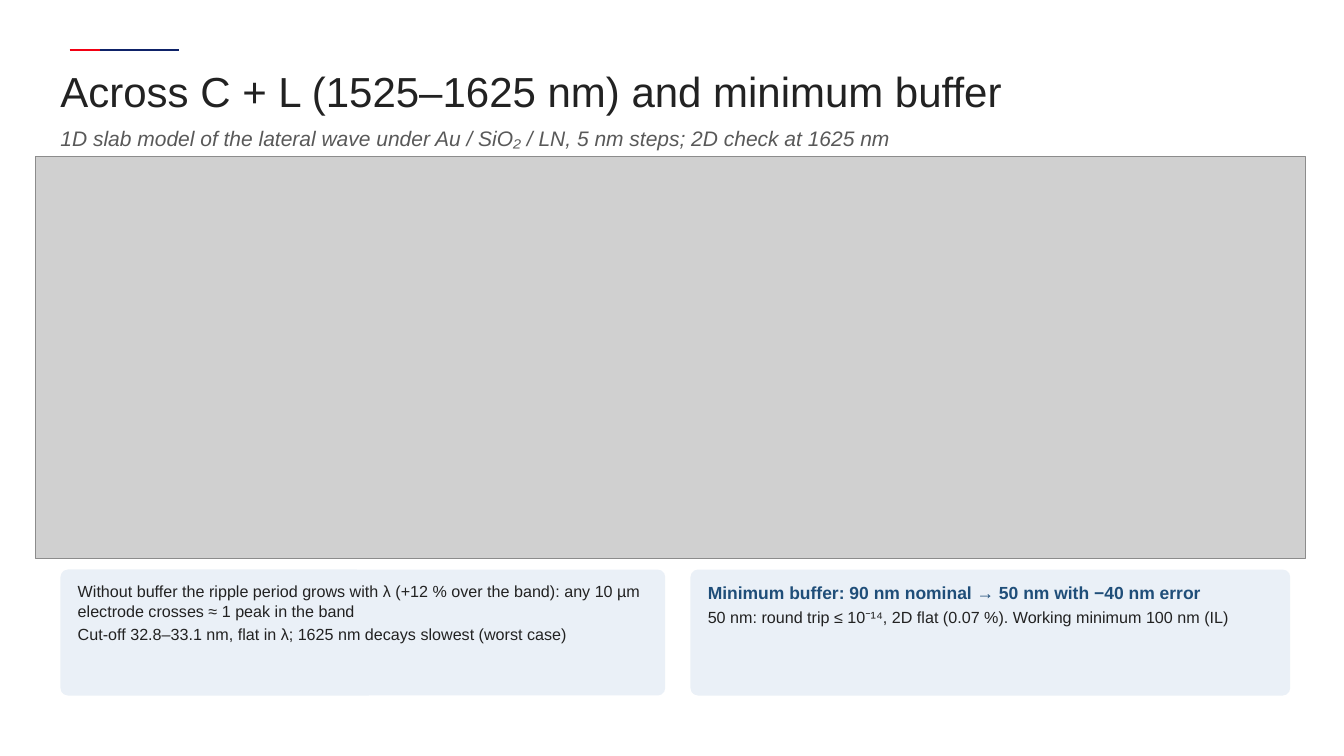
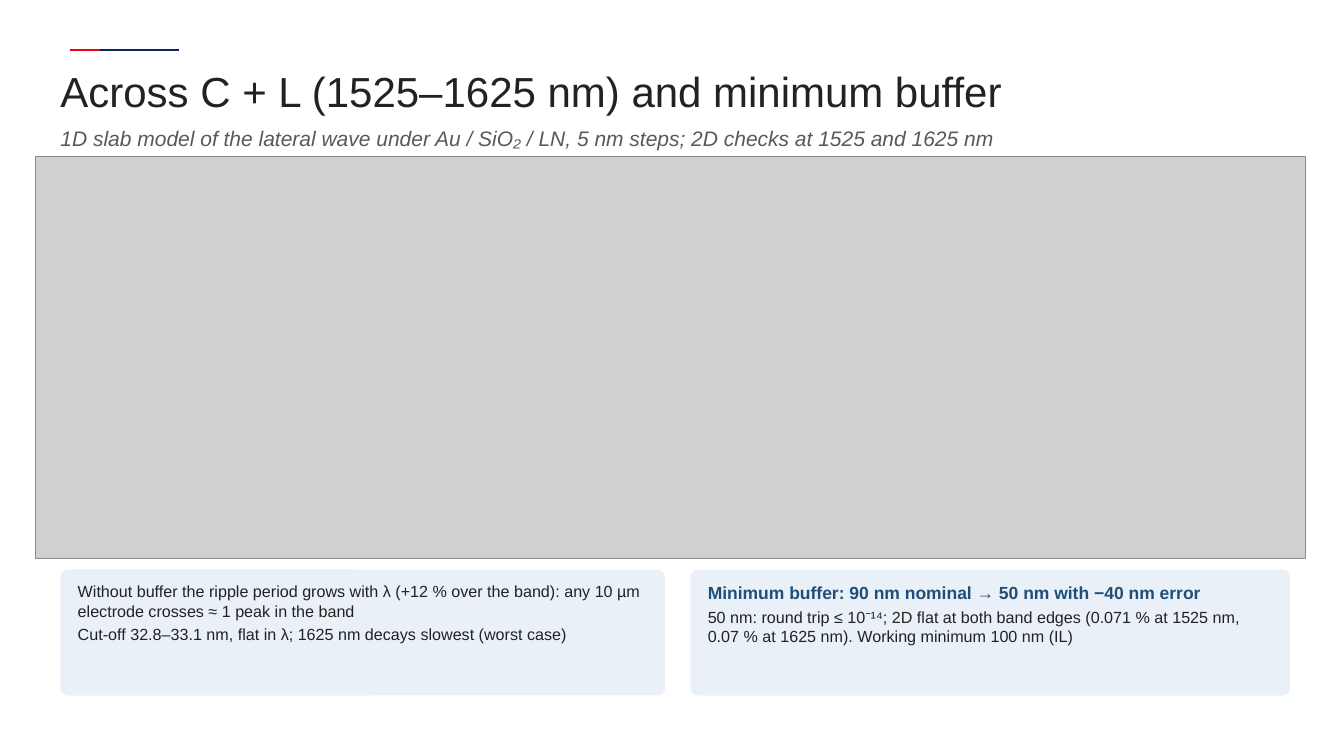
Before and after one commit to andreimuresian/claude, a slide deck: slide 4 of results/madrid/m1/deck/Madrid1_results_AFR.pptx. Drawn at 1344x756 pixels with LibreOffice and Linux fonts; fonts in the diff are those of the drawing; grey boxes stand for pictures; background and template pictures are left out. Boxes give left, top, right and bottom in pixels: in the first picture for what was removed or moved away, otherwise in the second. Text is boxed around its words. In the diff, an @@ line names an element or a change of style, - is before the commit and + after.

```diff
--- a/results/madrid/m1/deck/Madrid1_results_AFR.pptx
+++ b/results/madrid/m1/deck/Madrid1_results_AFR.pptx
@@ text at [60, 131, 993, 151]: text changed @@
-1D slab model of the lateral wave under Au / SiO₂ / LN, 5 nm steps; 2D check at 1625 nm
+1D slab model of the lateral wave under Au / SiO₂ / LN, 5 nm steps; 2D checks at 1525 and 1625 nm
@@ text in rounded rectangle at [708, 611, 1240, 646]: text changed @@
-50 nm: round trip ≤ 10⁻¹⁴, 2D flat (0.07 %). Working minimum 100 nm (IL)
+50 nm: round trip ≤ 10⁻¹⁴; 2D flat at both band edges (0.071 % at 1525 nm, 0.07 % at 1625 nm). Working minimum 100 nm (IL)
```
Also in this commit, not shown: 3 other files.
